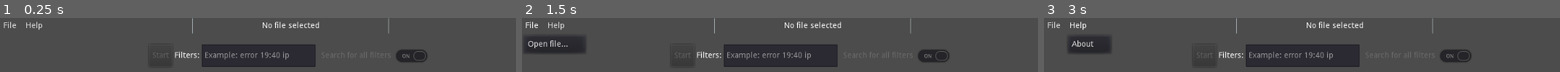
Above: before the commit, frames 1-3 (left to right).
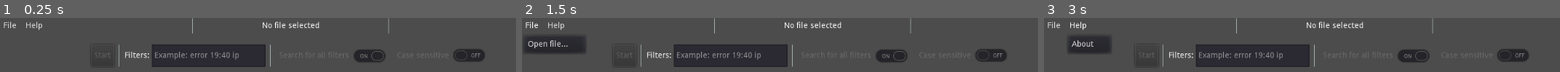
Above: after the commit, the same moments.

Repository: Lyaaaaaaaaaaaaaaa/Logs_Filter_2
Game: Godot game, scene res://src/main.tscn
The game is run twice, just before and just after one commit, with the same random seed, the same clock (stepped at 60 frames per second) and the same inputs.
Inputs:
- Up to frame 1 (0.25 s): no input
- Up to frame 2 (1.5 s): click "File" at 0.5 s; click "File" at 1.25 s
- Up to frame 3 (3 s): click "File" at 2 s; click "Help" at 2.75 s

The runs differ from the first frame. In frame 1, 11% of the frame differs, in the area x 22-94%, y 48-91%; in frame 2, 11%; in frame 3, 11%.

Commit message:
Added a checkbutton to switch case sensitivity in the tool bar
scene:
- Added two separators after the start button and before the
checkbuttons.
- Added a checkbutton to turn on/off the case sensitivity
- Connected the signal "pressed "of the newly added checkbutton.

script:
- Added switch_case_sensitive_button_pressed signal
- _switch_case_sensitive_button var
- _init_variables now init _switch_case_sensitive_button
- disable_buttons and enable_buttons now edit
_switch_case_sensitive_button.disabled
- Added _on_SwitchCaseSensitiveButton_pressed signal handler.

Diff:
--- a/Godot/src/interface/tool_bar.gd
+++ b/Godot/src/interface/tool_bar.gd
@@ -1,40 +1,56 @@
 #------------------------------------------------------------------------------
 #-- Copyright (c) 2021 Lyaaaaaaaaaaaaaaa
 #--
-#-- Author : Lyaaaaa
+#-- Author : Lyaaaaaaaaaaaaaaa
 #--
 #-- Implementation Notes:
 #--  -
 #-- Changelog:
 #--  - 29/04/2021 Lyaaaaa
 #--    - Created the file and implemented it.
+#--
+#--  - 30/04/2021 Lyaaaaa
+#--    - Added switch_case_sensitive_button_pressed signal
+#--    - _switch_case_sensitive_button var
+#--    - _init_variables now init _switch_case_sensitive_button
+#--    - disable_buttons and enable_buttons now edit
+#--        _switch_case_sensitive_button.disabled
+#--    - Added _on_SwitchCaseSensitiveButton_pressed signal handler.
 #------------------------------------------------------------------------------
 extends Panel
 
 signal start_button_pressed
 signal switch_mode_button_pressed
+signal switch_case_sensitive_button_pressed
 
 var _start_button       : Button
 var _line_edit          : LineEdit
-var _switch_mode_button : CheckButton
+
+var _switch_mode_button           : CheckButton
+var _switch_case_sensitive_button : CheckButton
 
 func _ready() -> void:
     _init_variables()
 
+
 func disable_buttons() -> void:
-    _start_button.disabled       = true
-    _switch_mode_button.disabled = true
+    _start_button.disabled                 = true
+    _switch_mode_button.disabled           = true
+    _switch_case_sensitive_button.disabled = true
 
 
 func enable_buttons() -> void:
-    _start_button.disabled       = false
-    _switch_mode_button.disabled = false
+    _start_button.disabled                 = false
+    _switch_mode_button.disabled           = false
+    _switch_case_sensitive_button.disabled = false
 
 
 func _init_variables() -> void:
-    _start_button       = find_node("StartButton")
-    _line_edit          = find_node("LineEdit")
-    _switch_mode_button = find_node("SwitchModeButton")
+    _start_button = find_node("StartButton")
+    _line_edit    = find_node("LineEdit")
+
+    _switch_mode_button           = find_node("SwitchModeButton")
+    _switch_case_sensitive_button = find_node("SwitchCaseSensitiveButton")
 
 
 func _extract_filters() -> Array:
@@ -61,3 +77,7 @@
 
 func _on_SwitchModeButton_pressed() -> void:
     emit_signal("switch_mode_button_pressed")
+
+
+func _on_SwitchCaseSensitiveButton_pressed():
+    emit_signal("switch_case_sensitive_button_pressed")
--- a/Godot/src/interface/tool_bar.tscn
+++ b/Godot/src/interface/tool_bar.tscn
@@ -19,9 +19,9 @@
 }
 
 [node name="HBoxContainer" type="HBoxContainer" parent="CenterContainer"]
-margin_left = 262.0
+margin_left = 160.0
 margin_top = 20.0
-margin_right = 762.0
+margin_right = 864.0
 margin_bottom = 60.0
 __meta__ = {
 "_edit_use_anchors_": false
@@ -36,16 +36,22 @@
 disabled = true
 text = "Start"
 
+[node name="VSeparator" type="VSeparator" parent="CenterContainer/HBoxContainer"]
+margin_left = 45.0
+margin_right = 55.0
+margin_bottom = 40.0
+custom_constants/separation = 10
+
 [node name="Label" type="Label" parent="CenterContainer/HBoxContainer"]
-margin_left = 45.0
+margin_left = 59.0
 margin_top = 13.0
-margin_right = 89.0
+margin_right = 103.0
 margin_bottom = 27.0
 text = "Filters:"
 
 [node name="LineEdit" type="LineEdit" parent="CenterContainer/HBoxContainer"]
-margin_left = 93.0
-margin_right = 293.0
+margin_left = 107.0
+margin_right = 307.0
 margin_bottom = 40.0
 rect_min_size = Vector2( 200, 0 )
 expand_to_text_length = true
@@ -53,13 +59,27 @@
 placeholder_text = "Example: error 19:40 ip"
 caret_blink = true
 
+[node name="VSeparator2" type="VSeparator" parent="CenterContainer/HBoxContainer"]
+margin_left = 311.0
+margin_right = 321.0
+margin_bottom = 40.0
+custom_constants/separation = 10
+
 [node name="SwitchModeButton" type="CheckButton" parent="CenterContainer/HBoxContainer"]
-margin_left = 297.0
-margin_right = 500.0
+margin_left = 325.0
+margin_right = 528.0
 margin_bottom = 40.0
 mouse_default_cursor_shape = 2
 disabled = true
 pressed = true
 text = "Search for all filters"
+
+[node name="SwitchCaseSensitiveButton" type="CheckButton" parent="CenterContainer/HBoxContainer"]
+margin_left = 532.0
+margin_right = 704.0
+margin_bottom = 40.0
+disabled = true
+text = "Case sensitive"
 [connection signal="pressed" from="CenterContainer/HBoxContainer/StartButton" to="." method="_on_StartButton_pressed"]
 [connection signal="pressed" from="CenterContainer/HBoxContainer/SwitchModeButton" to="." method="_on_SwitchModeButton_pressed"]
+[connection signal="pressed" from="CenterContainer/HBoxContainer/SwitchCaseSensitiveButton" to="." method="_on_SwitchCaseSensitiveButton_pressed"]
